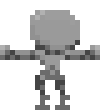
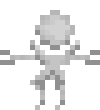
Two versions of the same layered image (w=100, h=110). Layer-by-layer changes:
painted on "arm copy" over [0, 45, 35, 65]
painted on "head" over [30, 10, 80, 55]
painted on "body" over [30, 40, 80, 90]
painted on "leg" over [35, 85, 65, 110]
painted on "leg copy" over [35, 85, 70, 110]
painted on "arm" over [65, 45, 100, 65]
